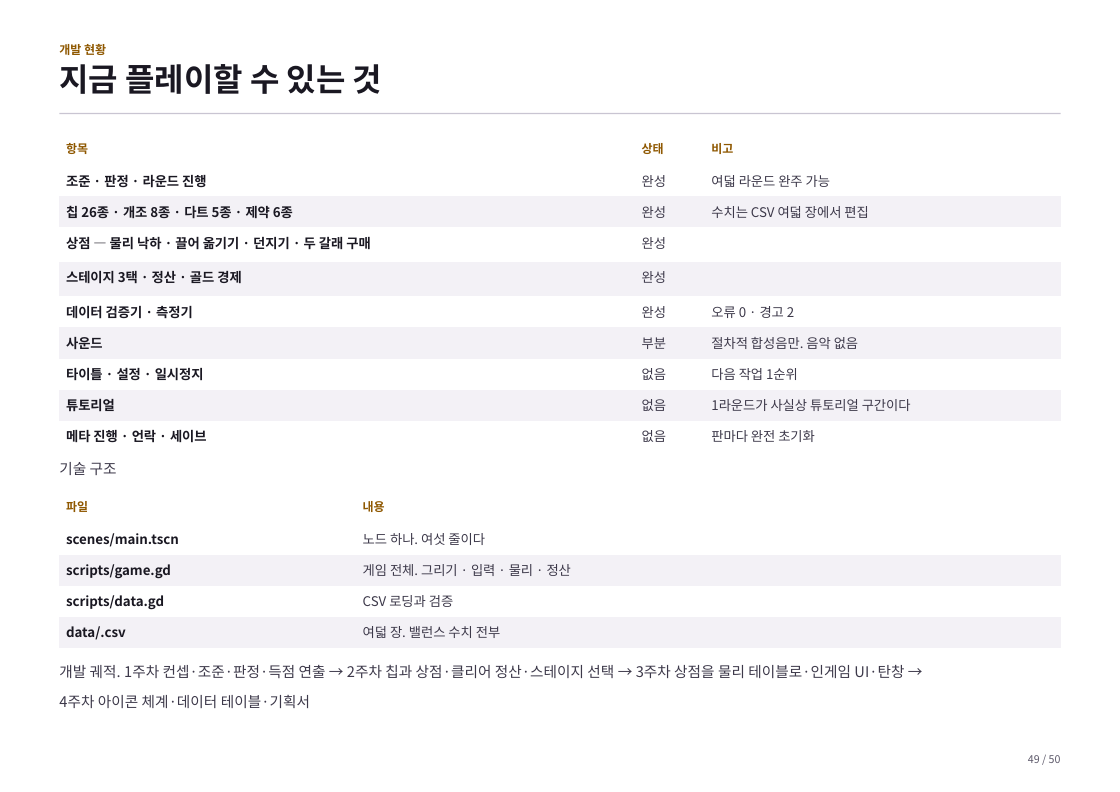
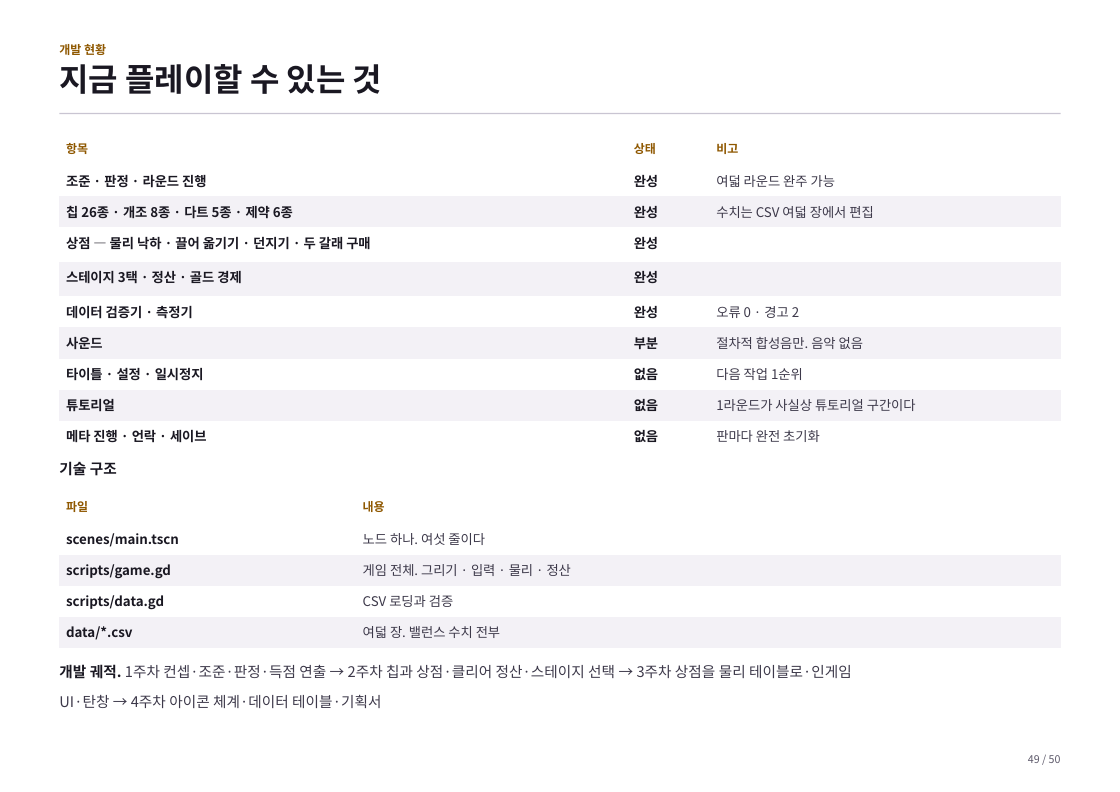
Before and after one commit to GGbong69/test-03, a slide deck: slide 49 of docs/기획서.pptx. Drawn at 1120x792 pixels with LibreOffice and Linux fonts; fonts in the diff are those of the drawing. Boxes give left, top, right and bottom in pixels: in the first picture for what was removed or moved away, otherwise in the second. Text is boxed around its words. In the diff, an @@ line names an element or a change of style, - is before the commit and + after.

```diff
--- a/docs/기획서.pptx
+++ b/docs/기획서.pptx
@@ table at <box>59,134,1061,447</box> @@
@@ text colour #3D394A to #1A1822, bold on in "완성", "완성", "완성", "완성" and 5 more places @@
@@ text "기술 구조" at <box>59,461,117,476</box>: text colour #3D394A to #1A1822, bold on @@
@@ table at <box>59,492,1061,648</box> @@
-row 5, column 1: data/.csv
+row 5, column 1: data/*.csv
@@ text at <box>59,664,852,708</box>: spaces changed @@
-개발 궤적. 1주차 컨셉·조준·판정·득점 연출 → 2주차 칩과 상점·클리어 정산·스테이지 선택 → 3주차 상점을 물리 테이블로·인게임 UI·탄창 →
-4주차 아이콘 체계·데이터 테이블·기획서
+개발 궤적. 1주차 컨셉·조준·판정·득점 연출 → 2주차 칩과 상점·클리어 정산·스테이지 선택 → 3주차 상점을 물리 테이블로·인게임
+UI·탄창 → 4주차 아이콘 체계·데이터 테이블·기획서
```
Also in this commit, not shown: 45 other slides changed, 2 other files.
